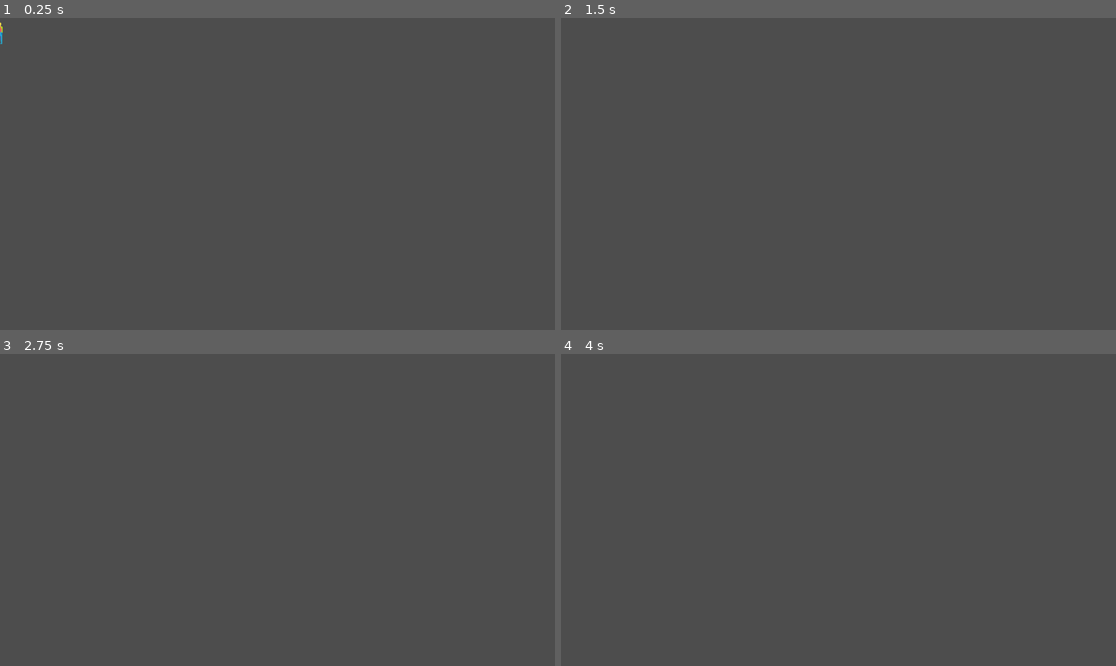
Above: before the commit, frames 1-4 (two rows, left to right).
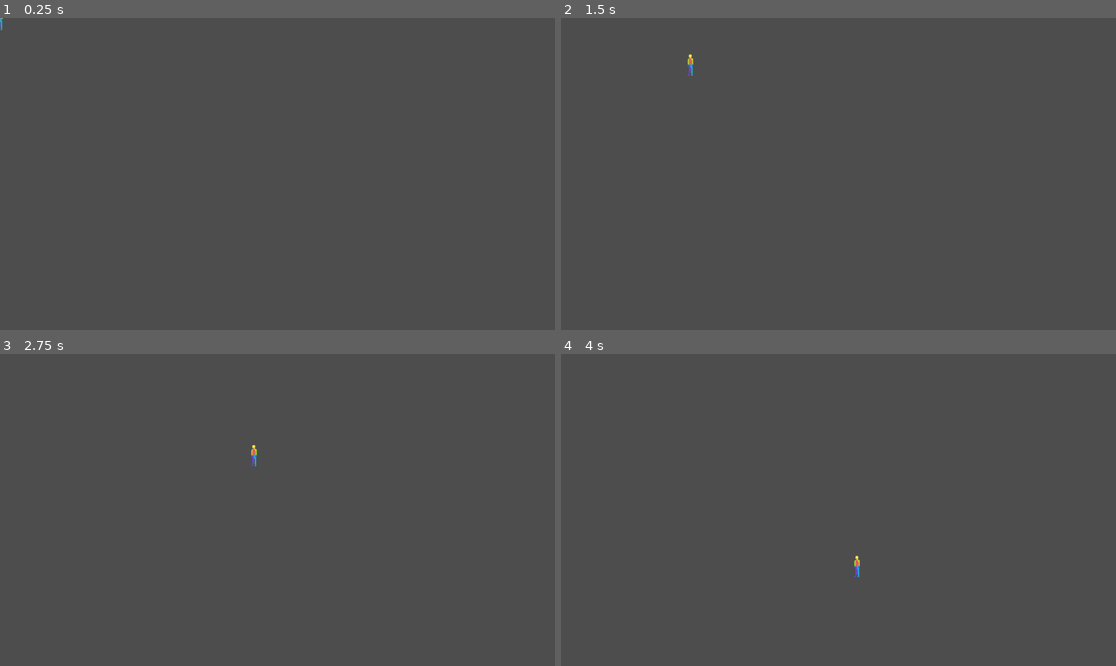
Above: after the commit, the same moments.

Repository: jame581/BrainAndGut
Game: Godot game, scene res://scenes/player.tscn
The game is run twice, just before and just after one commit, with the same random seed, the same clock (stepped at 60 frames per second) and the same inputs. This scene is started directly instead of the project's main scene.
Inputs (mouse positions are in pixels of both pictures, inside the frame that each line leads up to):
- Up to frame 1 (0.25 s): no input
- Up to frame 2 (1.5 s): tap Enter (ui_accept) at 0.5, 0.77, 0.8, 1.07, 1.35 s; move the mouse to (960, 158) at 0.52 s; press the mouse at (960, 158) at 0.53 s; hold Right (ui_right) from 0.53 s (still down); move the mouse to (727, 189) at 1.27 s; release the mouse at (727, 189) at 1.28 s
- Up to frame 3 (2.75 s): tap Enter (ui_accept) at 1.52, 1.82, 2.3 s; click (166, 525) at 1.55 s; move the mouse to (333, 441) at 2.02 s; release Right (ui_right) at 2.03 s; press the mouse at (333, 441) at 2.03 s; hold Left (ui_left) from 2.03 s (still down)
- Up to frame 4 (4 s): tap Enter (ui_accept) at 2.75, 3.02, 3.32, 3.6, 3.77 s; move the mouse to (810, 572) at 2.77 s; release Left (ui_left) at 2.78 s; release the mouse at (810, 572) at 2.78 s; hold Right (ui_right) from 2.78 s (still down); click (810, 572) at 2.85 s; move the mouse to (1005, 556) at 3.52 s; click (1005, 556) at 3.67 s

The runs differ from the first frame. In frame 1, less than 0.1% of the frame differs, in the area x 0-1%, y 0-9%; in frame 2, less than 0.1%, in the area x 22-24%, y 11-19%; in frame 3, less than 0.1%; in frame 4, less than 0.1%.

Commit message:
Player - basic movement to click position

Diff:
--- a/project/project.godot
+++ b/project/project.godot
@@ -16,6 +16,14 @@
 config/features=PackedStringArray("4.3", "GL Compatibility")
 config/icon="res://icon.svg"
 
+[input]
+
+click={
+"deadzone": 0.5,
+"events": [Object(InputEventMouseButton,"resource_local_to_scene":false,"resource_name":"","device":-1,"window_id":0,"alt_pressed":false,"shift_pressed":false,"ctrl_pressed":false,"meta_pressed":false,"button_mask":1,"position":Vector2(243, 22),"global_position":Vector2(252, 68),"factor":1.0,"button_index":1,"canceled":false,"pressed":true,"double_click":false,"script":null)
+]
+}
+
 [rendering]
 
 renderer/rendering_method="gl_compatibility"
--- a/project/scenes/player.tscn
+++ b/project/scenes/player.tscn
@@ -8,58 +8,6 @@
 
 [sub_resource type="RectangleShape2D" id="RectangleShape2D_i22jk"]
 size = Vector2(20, 44)
-
-[sub_resource type="Animation" id="Animation_npvgw"]
-resource_name = "idle"
-loop_mode = 1
-tracks/0/type = "value"
-tracks/0/imported = false
-tracks/0/enabled = true
-tracks/0/path = NodePath("Sprite2D:hframes")
-tracks/0/interp = 1
-tracks/0/loop_wrap = true
-tracks/0/keys = {
-"times": PackedFloat32Array(1),
-"transitions": PackedFloat32Array(1),
-"update": 1,
-"values": [4]
-}
-tracks/1/type = "value"
-tracks/1/imported = false
-tracks/1/enabled = true
-tracks/1/path = NodePath("Sprite2D:vframes")
-tracks/1/interp = 1
-tracks/1/loop_wrap = true
-tracks/1/keys = {
-"times": PackedFloat32Array(0),
-"transitions": PackedFloat32Array(1),
-"update": 1,
-"values": [1]
-}
-tracks/2/type = "value"
-tracks/2/imported = false
-tracks/2/enabled = true
-tracks/2/path = NodePath("Sprite2D:texture")
-tracks/2/interp = 1
-tracks/2/loop_wrap = true
-tracks/2/keys = {
-"times": PackedFloat32Array(0),
-"transitions": PackedFloat32Array(1),
-"update": 1,
-"values": [ExtResource("1_1hwkc")]
-}
-tracks/3/type = "value"
-tracks/3/imported = false
-tracks/3/enabled = true
-tracks/3/path = NodePath("Sprite2D:frame")
-tracks/3/interp = 1
-tracks/3/loop_wrap = true
-tracks/3/keys = {
-"times": PackedFloat32Array(0, 0.25, 0.5, 0.75),
-"transitions": PackedFloat32Array(1, 1, 1, 1),
-"update": 1,
-"values": [0, 1, 2, 3]
-}
 
 [sub_resource type="Animation" id="Animation_6qwyy"]
 length = 0.001
@@ -122,6 +70,58 @@
 "transitions": PackedFloat32Array(1),
 "update": 1,
 "values": [Vector2i(0, 0)]
+}
+
+[sub_resource type="Animation" id="Animation_npvgw"]
+resource_name = "idle"
+loop_mode = 1
+tracks/0/type = "value"
+tracks/0/imported = false
+tracks/0/enabled = true
+tracks/0/path = NodePath("Sprite2D:hframes")
+tracks/0/interp = 1
+tracks/0/loop_wrap = true
+tracks/0/keys = {
+"times": PackedFloat32Array(1),
+"transitions": PackedFloat32Array(1),
+"update": 1,
+"values": [4]
+}
+tracks/1/type = "value"
+tracks/1/imported = false
+tracks/1/enabled = true
+tracks/1/path = NodePath("Sprite2D:vframes")
+tracks/1/interp = 1
+tracks/1/loop_wrap = true
+tracks/1/keys = {
+"times": PackedFloat32Array(0),
+"transitions": PackedFloat32Array(1),
+"update": 1,
+"values": [1]
+}
+tracks/2/type = "value"
+tracks/2/imported = false
+tracks/2/enabled = true
+tracks/2/path = NodePath("Sprite2D:texture")
+tracks/2/interp = 1
+tracks/2/loop_wrap = true
+tracks/2/keys = {
+"times": PackedFloat32Array(0),
+"transitions": PackedFloat32Array(1),
+"update": 1,
+"values": [ExtResource("1_1hwkc")]
+}
+tracks/3/type = "value"
+tracks/3/imported = false
+tracks/3/enabled = true
+tracks/3/path = NodePath("Sprite2D:frame")
+tracks/3/interp = 1
+tracks/3/loop_wrap = true
+tracks/3/keys = {
+"times": PackedFloat32Array(0, 0.25, 0.5, 0.75),
+"transitions": PackedFloat32Array(1, 1, 1, 1),
+"update": 1,
+"values": [0, 1, 2, 3]
 }
 
 [sub_resource type="Animation" id="Animation_uj0ho"]
--- a/project/scripts/player.gd
+++ b/project/scripts/player.gd
@@ -1,25 +1,42 @@
 extends CharacterBody2D
 
+@export_category("Player")
+@export var movement_speed: float = 300.0
 
 const SPEED = 300.0
 const JUMP_VELOCITY = -400.0
 
+var target_position: Vector2 = Vector2.ZERO
 
-func _physics_process(delta: float) -> void:
+func _input(event: InputEvent) -> void:
+	if event.is_action_pressed(&"click"):
+		target_position = get_global_mouse_position()
+
+	# if event is InputEventMouseButton:
+	# 	if event.button_index == BUTTON_LEFT and event.pressed:
+	# 		target_position = get_global_mouse_position()
+
+func _physics_process(_delta: float) -> void:
+
+	velocity = position.direction_to(target_position) * movement_speed
+	# look_at(target_position)
+	if position.distance_to(target_position) > 10:
+		move_and_slide()
+
 	# Add the gravity.
-	if not is_on_floor():
-		velocity += get_gravity() * delta
+	# if not is_on_floor():
+	# 	velocity += get_gravity() * delta
 
-	# Handle jump.
-	if Input.is_action_just_pressed("ui_accept") and is_on_floor():
-		velocity.y = JUMP_VELOCITY
+	# # Handle jump.
+	# if Input.is_action_just_pressed("ui_accept") and is_on_floor():
+	# 	velocity.y = JUMP_VELOCITY
 
-	# Get the input direction and handle the movement/deceleration.
-	# As good practice, you should replace UI actions with custom gameplay actions.
-	var direction := Input.get_axis("ui_left", "ui_right")
-	if direction:
-		velocity.x = direction * SPEED
-	else:
-		velocity.x = move_toward(velocity.x, 0, SPEED)
+	# # Get the input direction and handle the movement/deceleration.
+	# # As good practice, you should replace UI actions with custom gameplay actions.
+	# var direction := Input.get_axis("ui_left", "ui_right")
+	# if direction:
+	# 	velocity.x = direction * SPEED
+	# else:
+	# 	velocity.x = move_toward(velocity.x, 0, SPEED)
 
-	move_and_slide()
+	# move_and_slide()
